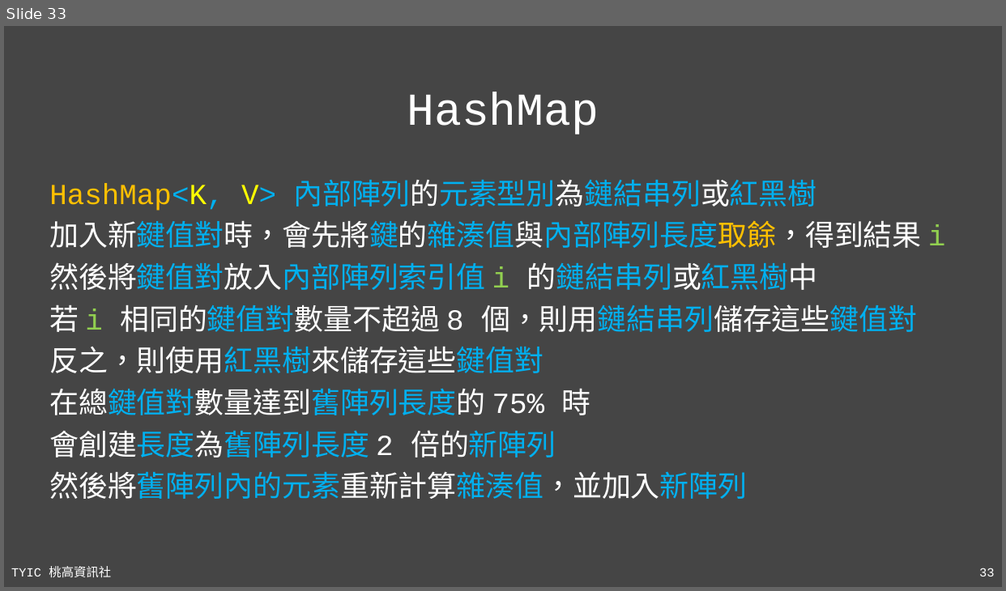
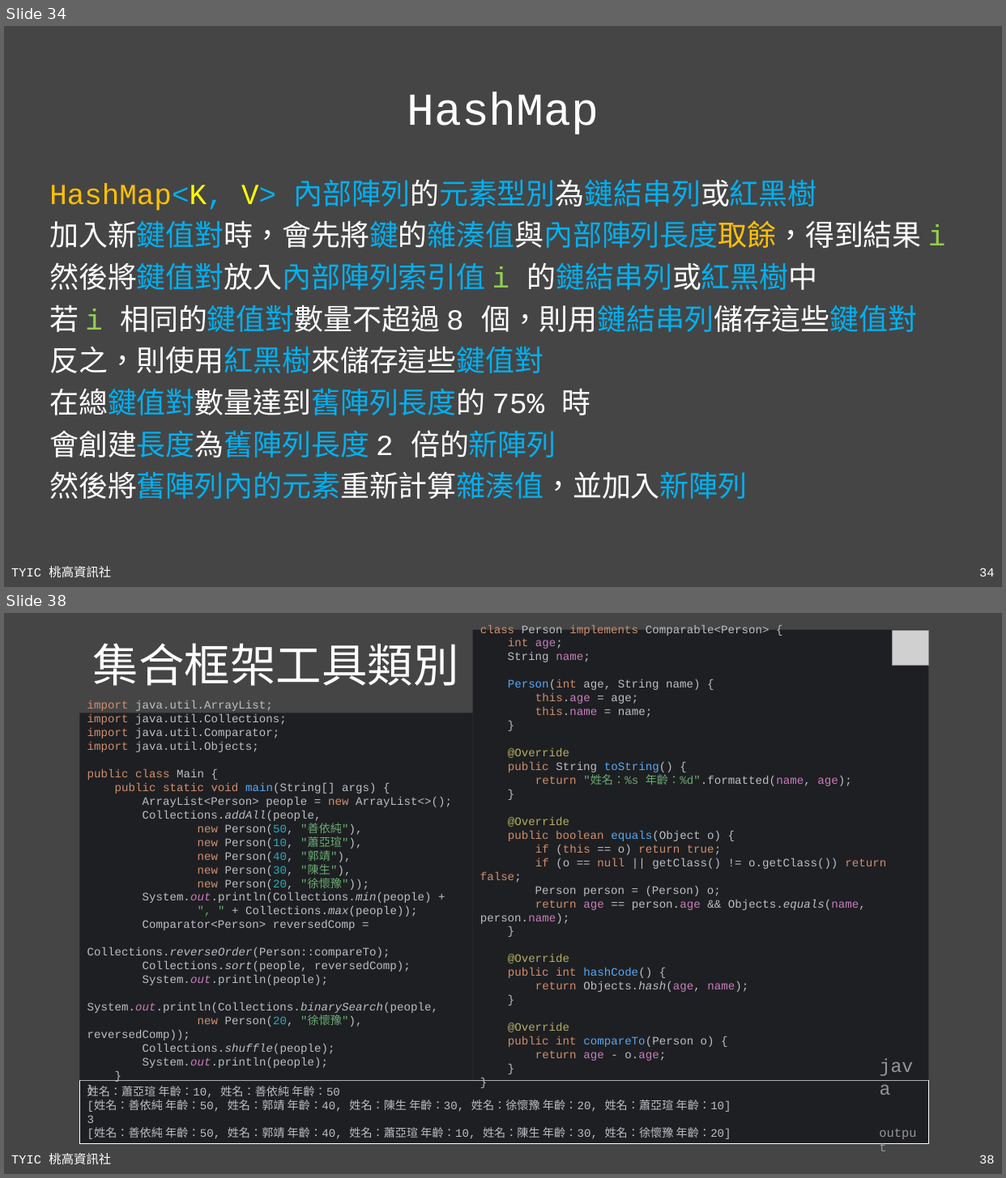
Before and after one commit to TYSHIC/slides, a slide deck: ppt/14_工具類別(2).pptx. Shown one above the other, each under a label of ours: slide 33 before the commit, slides 34 and 38 after it; the slides between them are not shown. The pictures are 1006x591 and 1006x1178 pixels, drawn with LibreOffice and Linux fonts; fonts in the diff are those of the drawing; grey boxes stand for pictures. Boxes give left, top, right and bottom in pixels: in the first picture for what was removed or moved away, otherwise in the second. Text is boxed around its words. In the diff, an @@ line names an element or a change of style, - is before the commit and + after.

```diff
--- a/ppt/14_工具類別(2).pptx
+++ b/ppt/14_工具類別(2).pptx
@@ slide 38 added at bbox=[4, 613, 1002, 1174], background #454545; not listed: 2 template elements that a slide beside it also shows @@
@@ group added at bbox=[79, 629, 929, 1081]: 2 rectangles, 1 text, 1 picture @@
+class Person implements Comparable<Person> {
+int age;
+String name;
+Person(int age, String name) {
+this.age = age;
+this.name = name;
+}
+@Override
+public String toString() {
+return "姓名：%s 年齡：%d".formatted(name, age);
+}
+@Override
+public boolean equals(Object o) {
+if (this == o) return true;
+if (o == null || getClass() != o.getClass()) return false;
+Person person = (Person) o;
+return age == person.age && Objects.equals(name, person.name);
+}
+@Override
+public int hashCode() {
+return Objects.hash(age, name);
+}
+@Override
+public int compareTo(Person o) {
+return age - o.age;
+}
+}
+import java.util.ArrayList;
+import java.util.Collections;
+import java.util.Comparator;
+import java.util.Objects;
+public class Main {
+public static void main(String[] args) {
+ArrayList<Person> people = new ArrayList<>();
+Collections.addAll(people,
+new Person(50, "善依純"),
+new Person(10, "蕭亞瑄"),
+new Person(40, "郭靖"),
+new Person(30, "陳生"),
+new Person(20, "徐懷豫"));
+System.out.println(Collections.min(people) +
+", " + Collections.max(people));
+Comparator<Person> reversedComp =
+Collections.reverseOrder(Person::compareTo);
+Collections.sort(people, reversedComp);
+System.out.println(people);
+System.out.println(Collections.binarySearch(people,
+new Person(20, "徐懷豫"), reversedComp));
+Collections.shuffle(people);
+System.out.println(people);
+}
+}
+java
@@ title added at bbox=[93, 643, 459, 686], 44 pt, text #FFFFFF @@
+集合框架工具類別
@@ rectangle added at bbox=[79, 1081, 928, 1144], fill #1E1F22, outline #FFFFFF 0.75 pt, 11 pt, text #BCBEC4 @@
+姓名：蕭亞瑄 年齡：10, 姓名：善依純 年齡：50
+[姓名：善依純 年齡：50, 姓名：郭靖 年齡：40, 姓名：陳生 年齡：30, 姓名：徐懷豫 年齡：20, 姓名：蕭亞瑄 年齡：10]
+3
+[姓名：善依純 年齡：50, 姓名：郭靖 年齡：40, 姓名：蕭亞瑄 年齡：10, 姓名：陳生 年齡：30, 姓名：徐懷豫 年齡：20]
@@ text added at bbox=[872, 1122, 928, 1144], 12 pt, text #969696 @@
+output
@@ what was slide 33 is now slide 34 @@
@@ page number at bbox=[979, 568, 994, 577]: text changed @@
-33
+34
```
Also in this commit, not shown: 5 slides changed, 4 other slides added, 1 slide removed, 9 other files.
